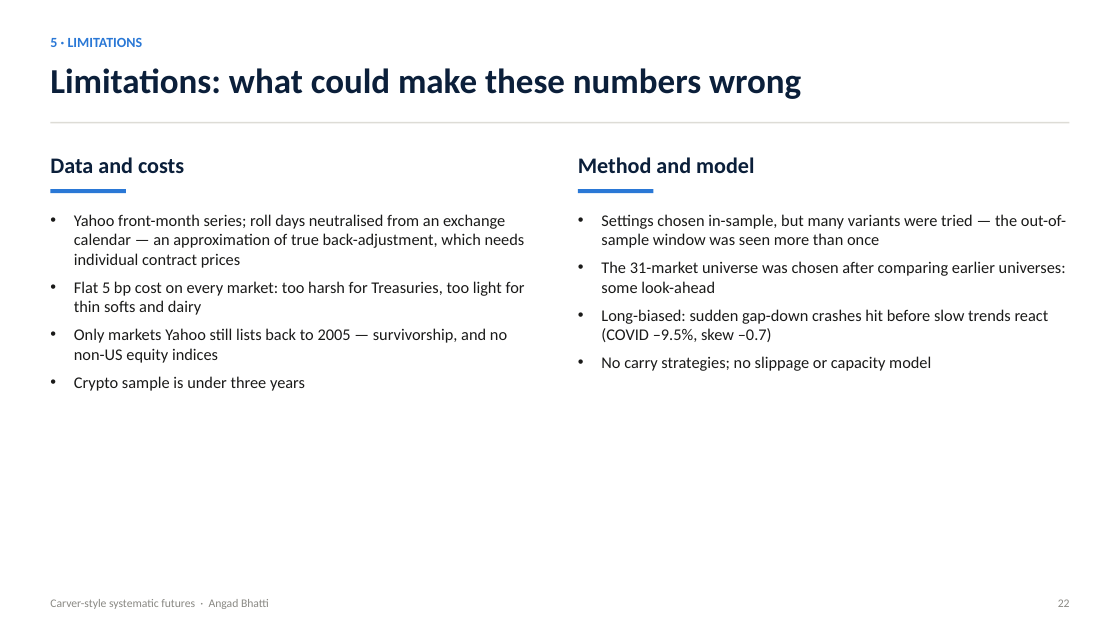
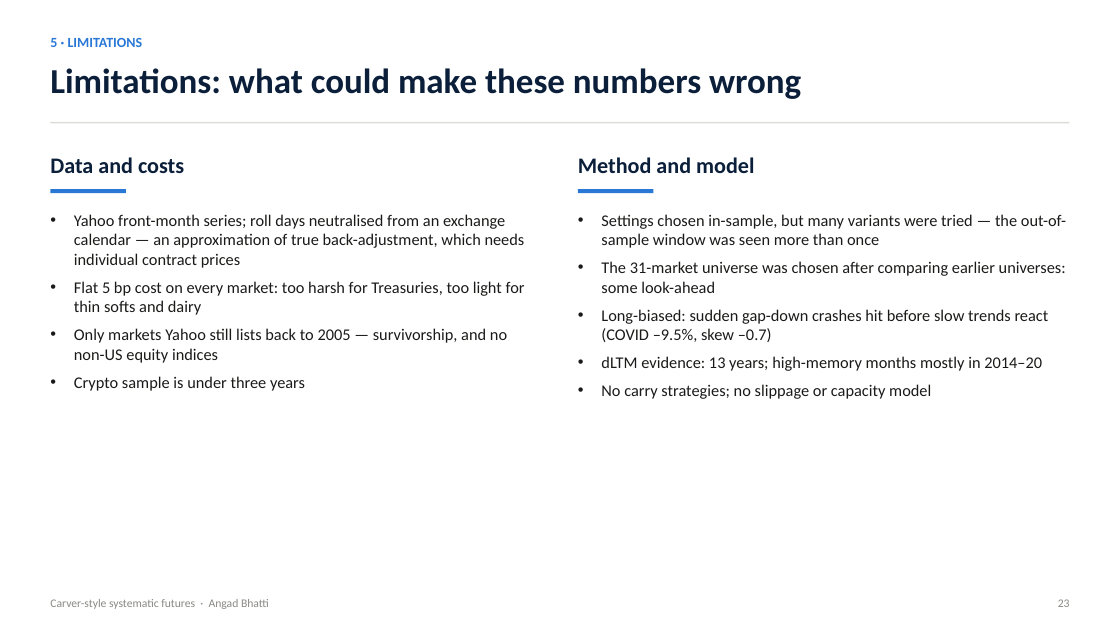
Before and after one commit to Abhatti-123123/carver, a slide deck: slide 23 of carver_presentation.pptx (slide 22 before the commit). Drawn at 1120x630 pixels with LibreOffice and Linux fonts; fonts in the diff are those of the drawing. Boxes give left, top, right and bottom in pixels: in the first picture for what was removed or moved away, otherwise in the second. Text is boxed around its words. In the diff, an @@ line names an element or a change of style, - is before the commit and + after.

```diff
--- a/carver_presentation.pptx
+++ b/carver_presentation.pptx
@@ text at [601, 356, 1042, 371]: paragraph added @@
+• dLTM evidence: 13 years; high-memory months mostly in 2014–20
```
Also in this commit, not shown: 12 other slides changed, 2 slides added, 1 slide removed, 4 other files.
